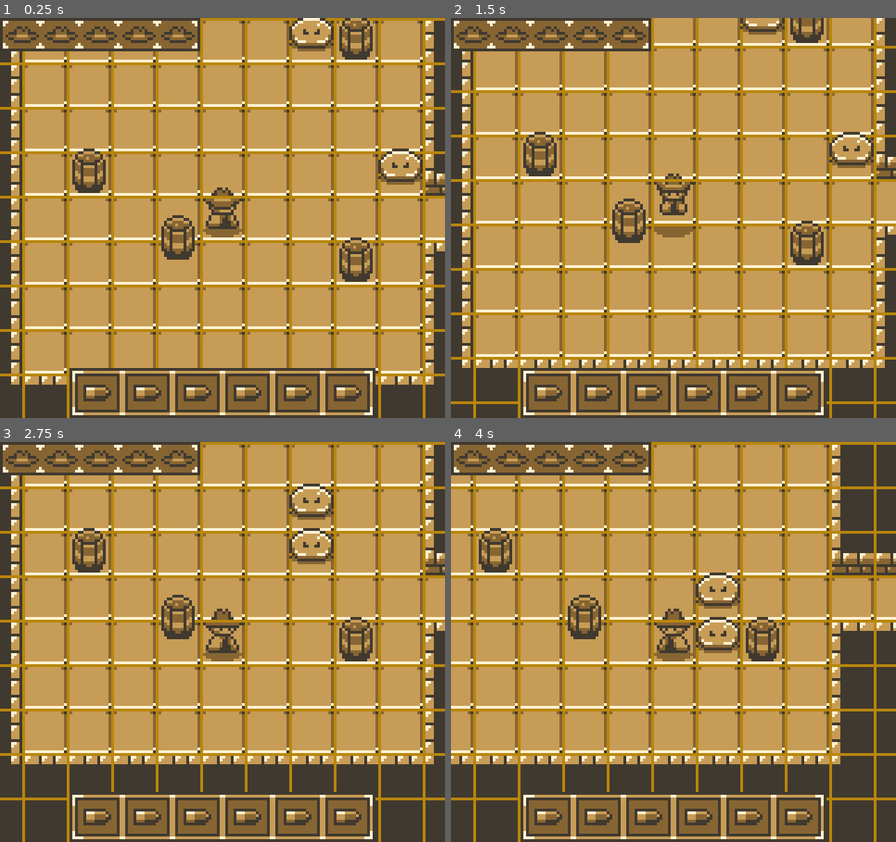
Above: before the commit, frames 1-4 (two rows, left to right).
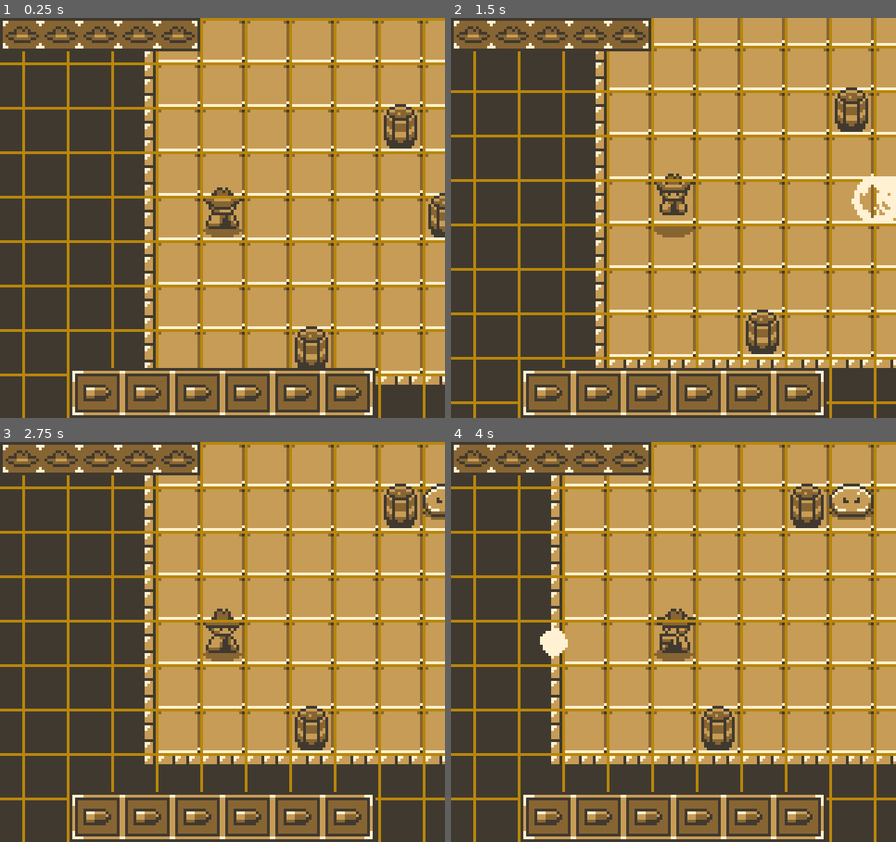
Above: after the commit, the same moments.

Repository: ThGnommy/gb-jam-13
Game: Godot game, scene res://scenes/levels/MainScene.tscn
The game is run twice, just before and just after one commit, with the same random seed, the same clock (stepped at 60 frames per second) and the same inputs. This scene is started directly instead of the project's main scene.
Inputs:
- Up to frame 1 (0.25 s): no input
- Up to frame 2 (1.5 s): hold Right (right) 0.53-1.28 s; hold Z (fire) 0.53-1.28 s; hold Down (down) from 1.28 s (still down); tap X (move) at 1.35 s
- Up to frame 3 (2.75 s): release Down (down) at 2.03 s; hold Right (right) from 2.03 s (still down); hold Z (fire) from 2.03 s (still down)
- Up to frame 4 (4 s): release Right (right) at 2.78 s; release Z (fire) at 2.78 s; hold W (shootUp) 2.78-3.53 s; tap X (move) at 2.85 s; hold Left (left) from 3.53 s (still down); hold Z (fire) from 3.53 s (still down)

The runs differ from the first frame. In frame 1, 28% of the frame differs, in the area x 2-100%, y 0-92%; in frame 2, 27%; in frame 3, 24%; in frame 4, 26%.

Commit message:
updaded new scene

Diff:
--- a/scenes/levels/MainScene.tscn
+++ b/scenes/levels/MainScene.tscn
@@ -1,10 +1,12 @@
-[gd_scene load_steps=18 format=4 uid="uid://65s0naaddc23"]
+[gd_scene load_steps=20 format=4 uid="uid://65s0naaddc23"]
 
 [ext_resource type="PackedScene" uid="uid://b8ebdasa41hb3" path="res://scenes/objects/player.tscn" id="1_5vibx"]
 [ext_resource type="Texture2D" uid="uid://cjd4htteekib" path="res://assets/sprites/Palette/GreyscalePalette.png" id="2_cn12u"]
 [ext_resource type="Script" uid="uid://dtk71t6jho560" path="res://scenes/scripts/enemyManager.gd" id="3_f0uld"]
 [ext_resource type="PackedScene" uid="uid://c5yswikogtdy6" path="res://scenes/objects/barrel.tscn" id="4_qelpf"]
 [ext_resource type="Shader" uid="uid://ce3l41fe36x0c" path="res://shaders/palette_swap.gdshader" id="5_1usdx"]
+[ext_resource type="PackedScene" uid="uid://c7sxae77oiyev" path="res://scenes/objects/pickups/lucky-pickup.tscn" id="5_qelpf"]
+[ext_resource type="PackedScene" uid="uid://cq4v1p1n4sxwi" path="res://scenes/objects/pickups/Beer-pickup.tscn" id="6_1usdx"]
 [ext_resource type="Texture2D" uid="uid://c377mmmtxjhuc" path="res://assets/sprites/Palette/BrownPalette.png" id="6_efck0"]
 [ext_resource type="PackedScene" uid="uid://bbjeql1p5x66x" path="res://scenes/objects/slime.tscn" id="7_0eg4s"]
 [ext_resource type="Texture2D" uid="uid://bkbqm608d7a5f" path="res://assets/sprites/Environment/TileSet.png" id="8_32hes"]
@@ -356,7 +358,7 @@
 [node name="Main" type="Node2D"]
 
 [node name="Player" parent="." instance=ExtResource("1_5vibx")]
-position = Vector2(176, 208)
+position = Vector2(128, 208)
 animation_speed = 3.0
 
 [node name="Camera2D" type="Camera2D" parent="Player"]
@@ -374,17 +376,68 @@
 [node name="Objects" type="Node2D" parent="."]
 position = Vector2(272, 40)
 
-[node name="Barrel" parent="Objects" instance=ExtResource("4_qelpf")]
-position = Vector2(-112, 176)
+[node name="Barrel5" parent="Objects" instance=ExtResource("4_qelpf")]
+position = Vector2(96, 168)
+
+[node name="Barrel6" parent="Objects" instance=ExtResource("4_qelpf")]
+position = Vector2(192, 120)
+
+[node name="Barrel7" parent="Objects" instance=ExtResource("4_qelpf")]
+position = Vector2(192, 216)
+
+[node name="Barrel8" parent="Objects" instance=ExtResource("4_qelpf")]
+position = Vector2(464, 168)
+
+[node name="Barrel12" parent="Objects" instance=ExtResource("4_qelpf")]
+position = Vector2(464, 184)
+
+[node name="Barrel9" parent="Objects" instance=ExtResource("4_qelpf")]
+position = Vector2(576, 104)
+
+[node name="Barrel10" parent="Objects" instance=ExtResource("4_qelpf")]
+position = Vector2(528, 184)
+
+[node name="Barrel11" parent="Objects" instance=ExtResource("4_qelpf")]
+position = Vector2(464, 104)
 
 [node name="Barrel2" parent="Objects" instance=ExtResource("4_qelpf")]
-position = Vector2(-48, 184)
+position = Vector2(-64, 168)
 
 [node name="Barrel3" parent="Objects" instance=ExtResource("4_qelpf")]
-position = Vector2(-144, 152)
+position = Vector2(-80, 136)
 
 [node name="Barrel4" parent="Objects" instance=ExtResource("4_qelpf")]
-position = Vector2(-48, 104)
+position = Vector2(-112, 216)
+
+[node name="Lucky-Pickup" parent="Objects" instance=ExtResource("5_qelpf")]
+position = Vector2(720, 168)
+
+[node name="Shotgun-pickup" parent="Objects" instance=ExtResource("6_1usdx")]
+position = Vector2(112, 264)
+
+[node name="Shotgun-pickup3" parent="Objects" instance=ExtResource("6_1usdx")]
+position = Vector2(288, 184)
+
+[node name="Shotgun-pickup4" parent="Objects" instance=ExtResource("6_1usdx")]
+position = Vector2(112, 168)
+
+[node name="Shotgun-pickup5" parent="Objects" instance=ExtResource("6_1usdx")]
+position = Vector2(416, 56)
+
+[node name="Shotgun-pickup6" parent="Objects" instance=ExtResource("6_1usdx")]
+position = Vector2(608, 248)
+
+[node name="Shotgun-pickup7" parent="Objects" instance=ExtResource("6_1usdx")]
+position = Vector2(384, 248)
+
+[node name="Shotgun-pickup8" parent="Objects" instance=ExtResource("6_1usdx")]
+position = Vector2(384, 104)
+
+[node name="Shotgun-pickup9" parent="Objects" instance=ExtResource("6_1usdx")]
+position = Vector2(608, 56)
+
+[node name="Shotgun-pickup2" parent="Objects" instance=ExtResource("6_1usdx")]
+position = Vector2(128, 72)
 
 [node name="Control" type="Control" parent="."]
 visible = false
@@ -412,11 +465,7 @@
 [node name="Enemies" type="Node" parent="."]
 
 [node name="Slime" parent="Enemies" instance=ExtResource("7_0eg4s")]
-position = Vector2(240, 192)
-animation_speed = 3.0
-
-[node name="Slime2" parent="Enemies" instance=ExtResource("7_0eg4s")]
-position = Vector2(208, 144)
+position = Vector2(240, 176)
 animation_speed = 3.0
 
 [node name="WallsLayer" type="TileMapLayer" parent="."]
@@ -465,8 +514,33 @@
 [node name="Chest" parent="." instance=ExtResource("12_uy26i")]
 position = Vector2(288, 208)
 
+[node name="Chest2" parent="." instance=ExtResource("12_uy26i")]
+position = Vector2(384, 112)
+
+[node name="Chest3" parent="." instance=ExtResource("12_uy26i")]
+position = Vector2(400, 304)
+
+[node name="Chest4" parent="." instance=ExtResource("12_uy26i")]
+position = Vector2(448, 224)
+
+[node name="Chest6" parent="." instance=ExtResource("12_uy26i")]
+position = Vector2(544, 208)
+
+[node name="Chest7" parent="." instance=ExtResource("12_uy26i")]
+position = Vector2(528, 160)
+
+[node name="Chest8" parent="." instance=ExtResource("12_uy26i")]
+position = Vector2(656, 112)
+
+[node name="Chest9" parent="." instance=ExtResource("12_uy26i")]
+position = Vector2(624, 144)
+
+[node name="Chest5" parent="." instance=ExtResource("12_uy26i")]
+position = Vector2(448, 192)
+
 [node name="Cowboy" parent="." instance=ExtResource("13_dor7n")]
-position = Vector2(464, 208)
+position = Vector2(480, 208)
+animation_speed = 1.0
 
 [node name="AudioStreamPlayer" type="AudioStreamPlayer" parent="."]
 stream = ExtResource("14_cn12u")
